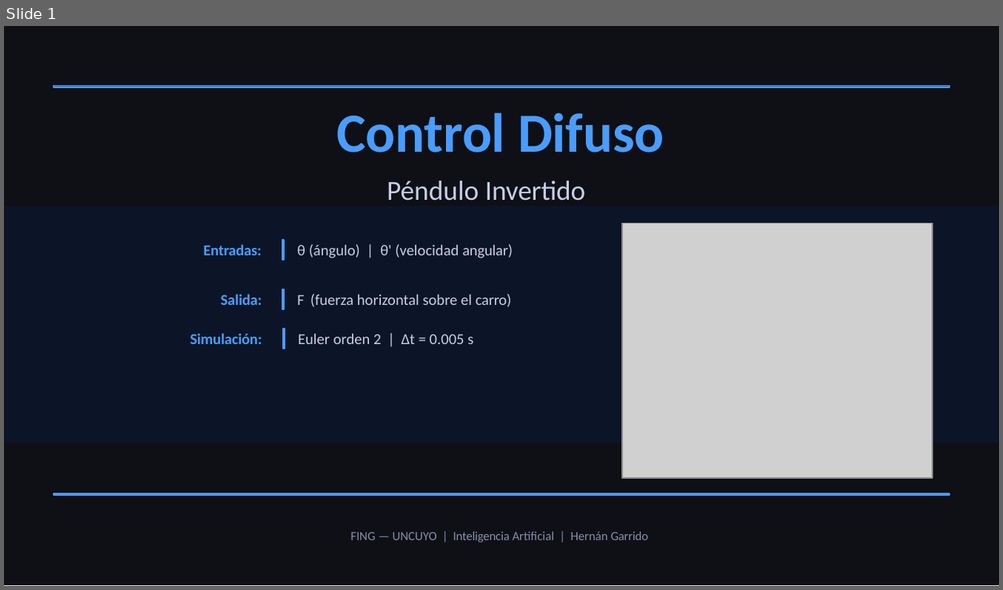
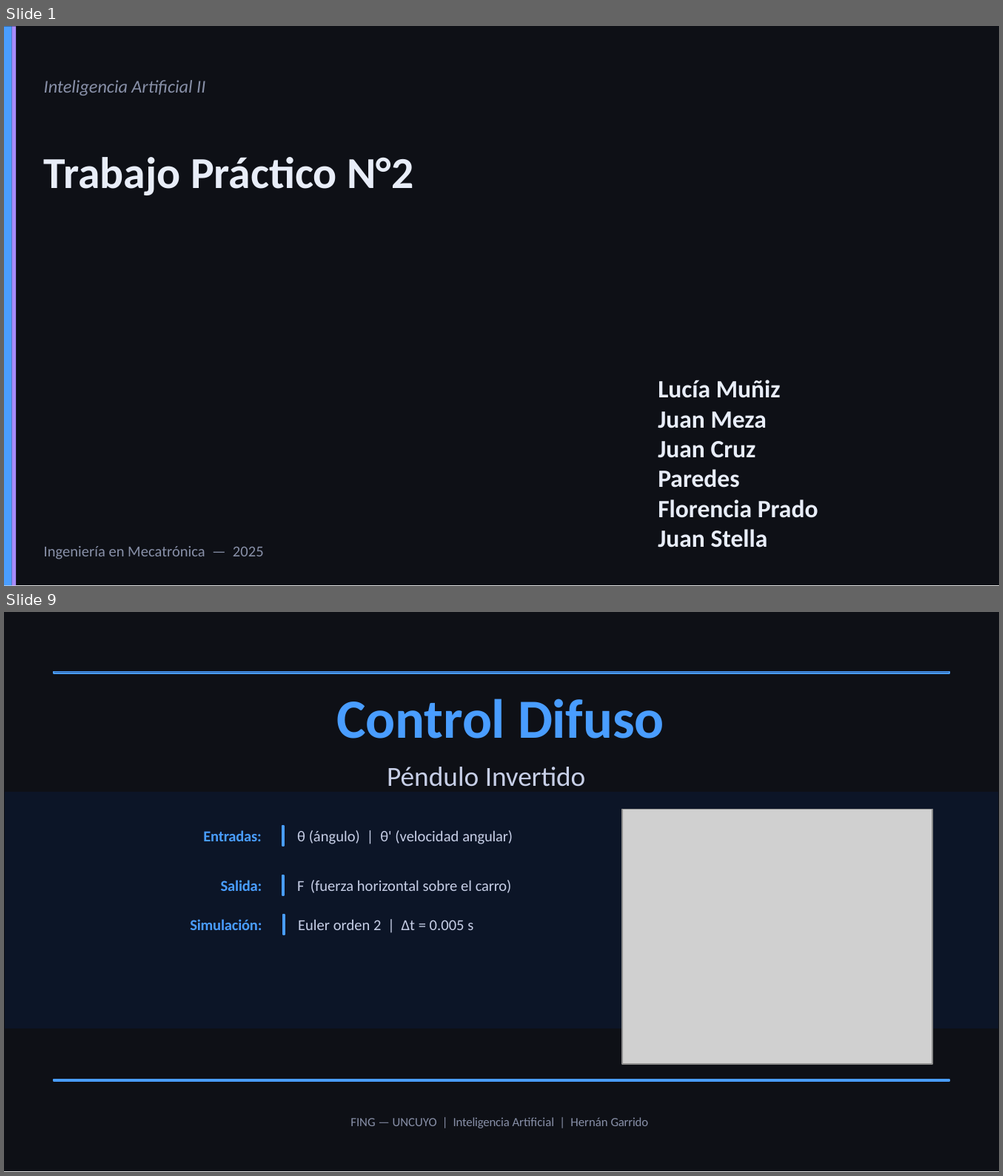
Before and after one commit to Juan-Stella/IA2, a slide deck: Unidad 2/Codigos_Juan/pendulo_fam.pptx. Shown one above the other, each under a label of ours: slide 1 before the commit, slides 1 and 9 after it; the slides between them are not shown. The pictures are 1003x590 and 1003x1176 pixels, drawn with LibreOffice and Linux fonts; fonts in the diff are those of the drawing; grey boxes stand for pictures. Boxes give left, top, right and bottom in pixels: in the first picture for what was removed or moved away, otherwise in the second. Text is boxed around its words. In the diff, an @@ line names an element or a change of style, - is before the commit and + after.

```diff
--- a/Unidad 2/Codigos_Juan/pendulo_fam.pptx
+++ b/Unidad 2/Codigos_Juan/pendulo_fam.pptx
@@ slide 1 added at (4,26,999,586), background #FFFFFF; not listed: 1 template element that a slide beside it also shows @@
@@ rectangle added at (4,26,12,585), fill #4A9EFF @@
@@ rectangle added at (12,26,16,585), fill #A78BFA @@
@@ text added at (44,80,205,96), 13 pt, text #8890A8, italic @@
+Inteligencia Artificial II
@@ text added at (44,157,414,195), 32 pt, text #E8EDF8, bold @@
+Trabajo Práctico N°2
@@ text added at (657,380,818,548), 18 pt, text #E8EDF8, bold @@
+Lucía Muñiz
+Juan Meza
+Juan Cruz Paredes
+Florencia Prado
+Juan Stella
@@ text added at (44,546,264,560), 11 pt, text #8890A8 @@
+Ingeniería en Mecatrónica — 2025
@@ what was slide 1 is now slide 9 @@
```
Also in this commit, not shown: 1 slide changed, 10 other slides added, 3 other files.
